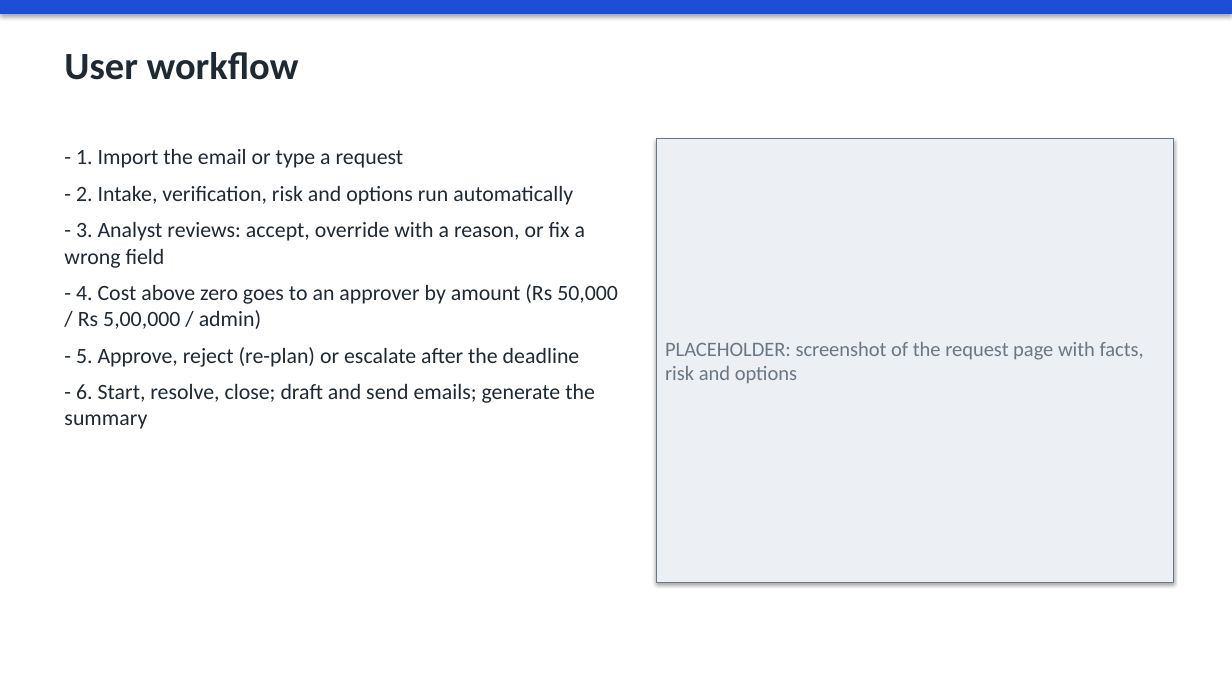
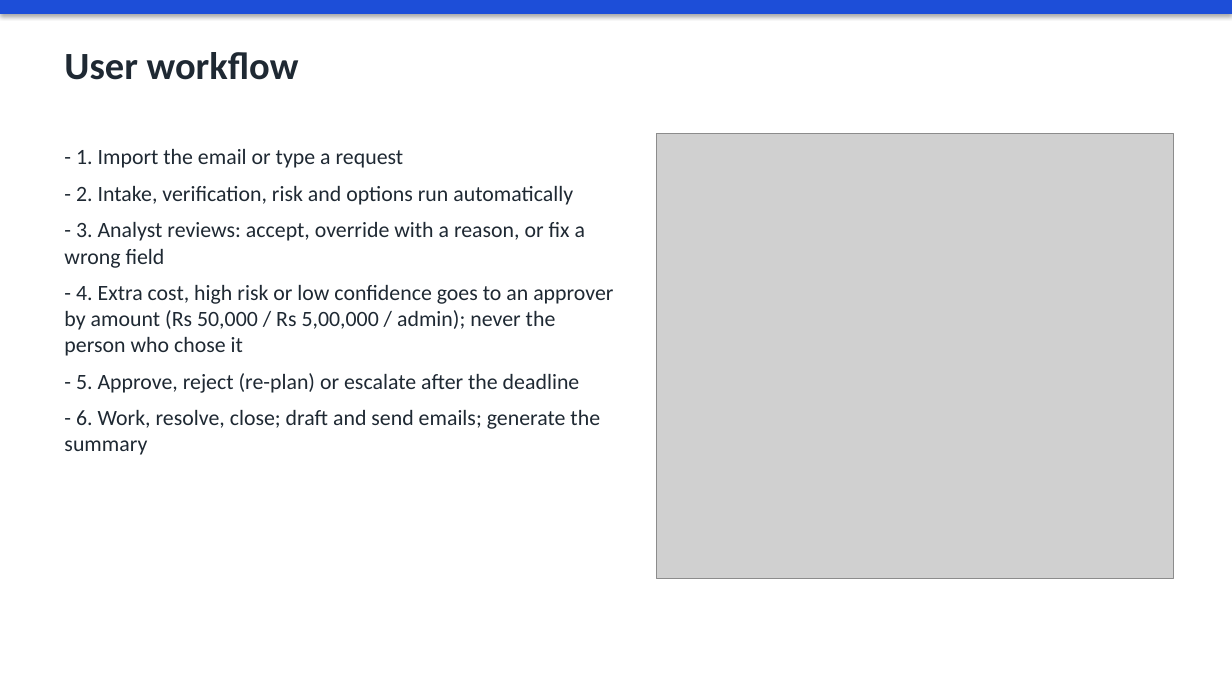
Before and after one commit to soniksarungale/opspilot, a slide deck: slide 4 of docs/OpsPilot.pptx. Drawn at 1232x693 pixels with LibreOffice and Linux fonts; fonts in the diff are those of the drawing; grey boxes stand for pictures. Boxes give left, top, right and bottom in pixels: in the first picture for what was removed or moved away, otherwise in the second. Text is boxed around its words. In the diff, an @@ line names an element or a change of style, - is before the commit and + after.

Commit message:
Refresh the interface: status pills, summary tiles, progress steps, readable audit trail
Also adds screenshots to the presentation.

```diff
--- a/docs/OpsPilot.pptx
+++ b/docs/OpsPilot.pptx
@@ rectangle removed at (x1=656, y1=139, x2=1174, y2=582) @@
-PLACEHOLDER: screenshot of the request page with facts, risk and options
@@ picture added at (x1=656, y1=134, x2=1174, y2=579) @@
@@ text at (x1=64, y1=285, x2=613, y2=356): text changed @@
-- 4. Cost above zero goes to an approver by amount (Rs 50,000 / Rs 5,00,000 / admin)
+- 4. Extra cost, high risk or low confidence goes to an approver by amount (Rs 50,000 / Rs 5,00,000 / admin); never the person who chose it
@@ text at (x1=64, y1=410, x2=600, y2=455): text changed @@
-- 6. Start, resolve, close; draft and send emails; generate the summary
+- 6. Work, resolve, close; draft and send emails; generate the summary
```
Also in this commit, not shown: 4 other slides changed, 2 other files.
